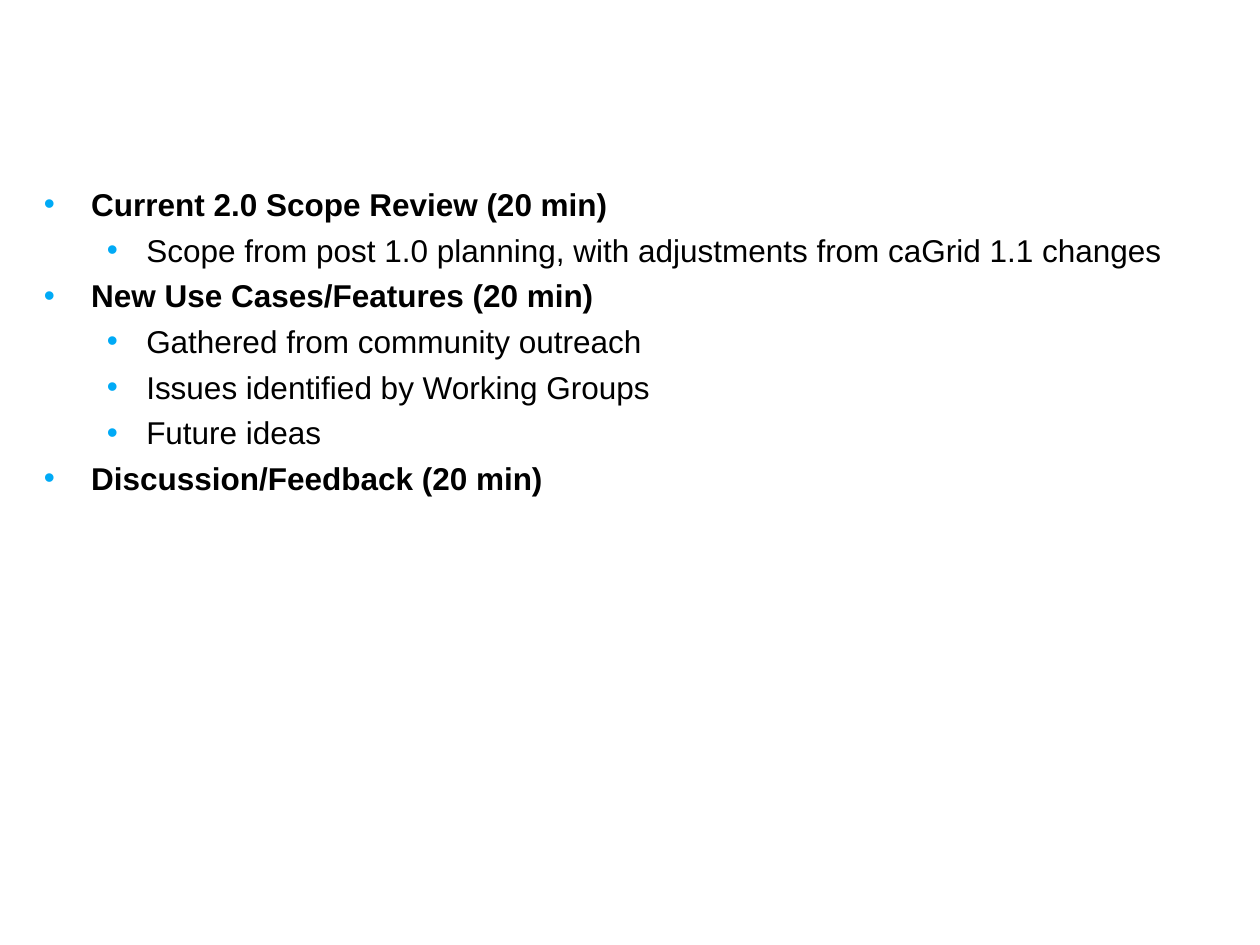
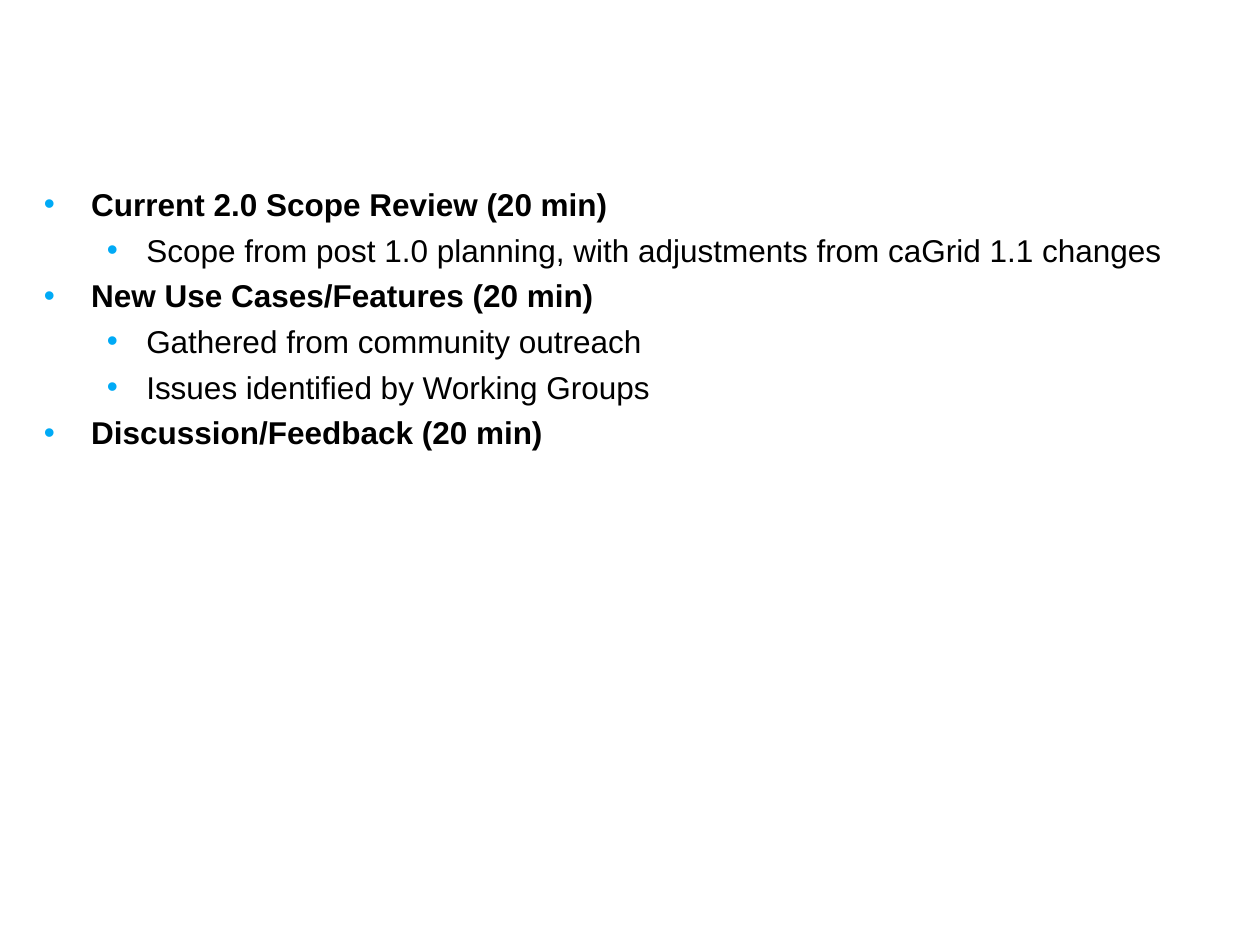
Before and after one commit to NCIP/cagrid-docs, a slide deck: slide 2 of presentations/200708_VCDE_ARCH/20070806_Day1_Future_Planning.ppt. Drawn at 1260x945 pixels with LibreOffice and Linux fonts; fonts in the diff are those of the drawing; background and template pictures are left out. Boxes give left, top, right and bottom in pixels: in the first picture for what was removed or moved away, otherwise in the second. Text is boxed around its words. In the diff, an @@ line names an element or a change of style, - is before the commit and + after.

```diff
--- a/presentations/200708_VCDE_ARCH/20070806_Day1_Future_Planning.ppt
+++ b/presentations/200708_VCDE_ARCH/20070806_Day1_Future_Planning.ppt
@@ text at [146,421,321,445]: paragraph removed @@
-  • Future ideas
```
Also in this commit, not shown: 9 slides added.
